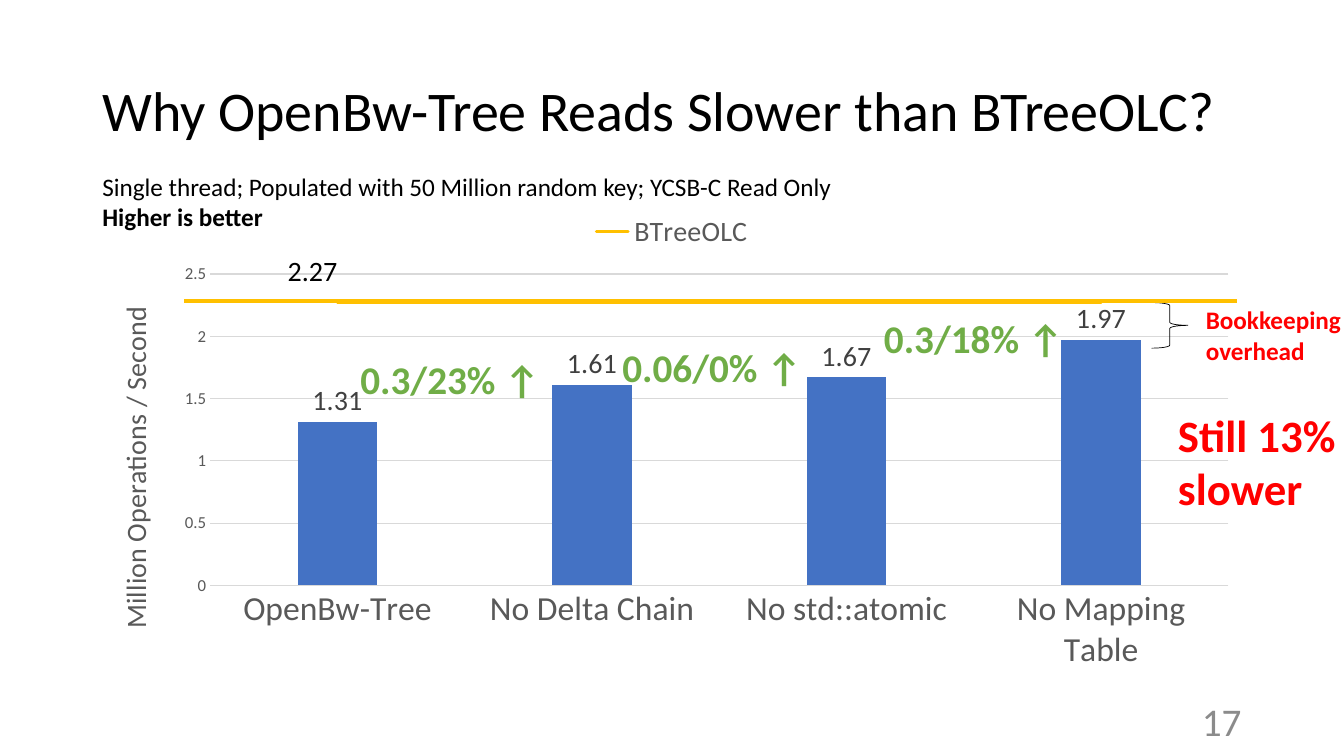
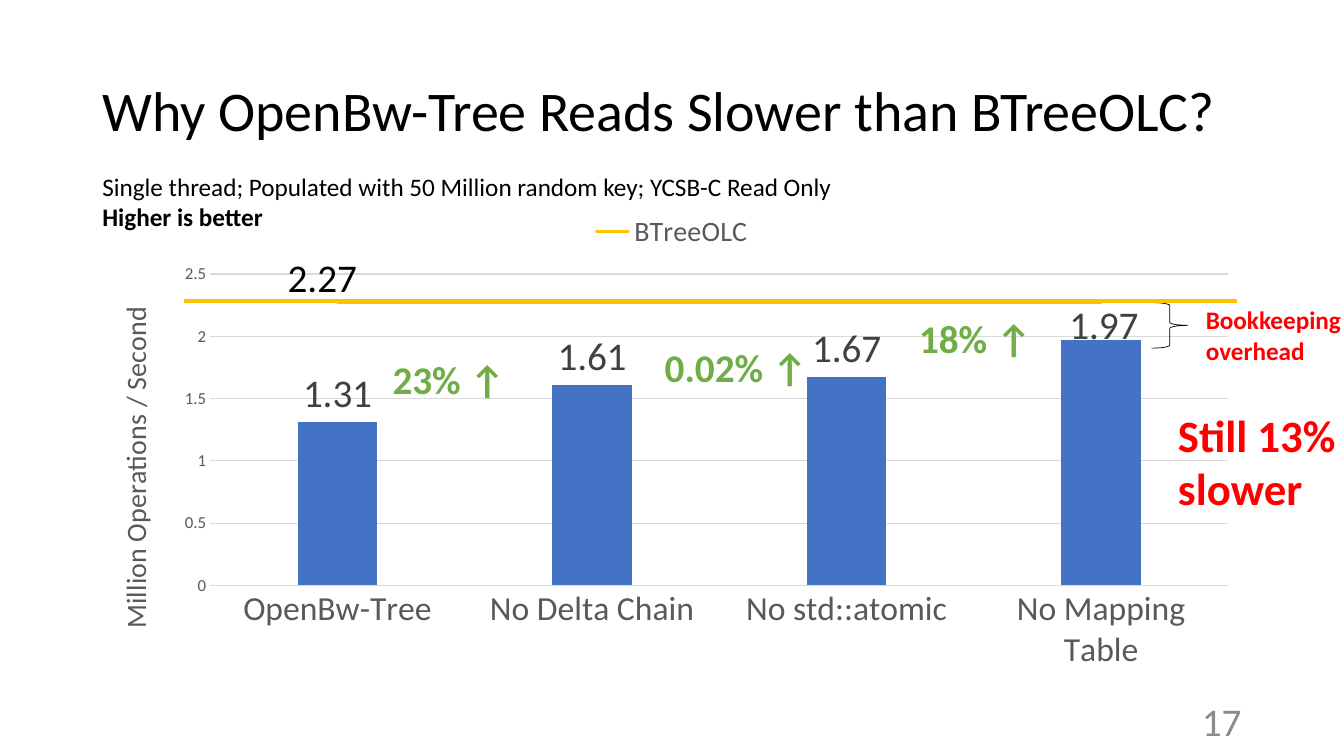
Before and after one commit to wangziqi2013/BwTree, a slide deck: slide 17 of SIGMOD 2018.pptx. Drawn at 1344x756 pixels with LibreOffice and Linux fonts; fonts in the diff are those of the drawing. Boxes give left, top, right and bottom in pixels: in the first picture for what was removed or moved away, otherwise in the second. Text is boxed around its words. In the diff, an @@ line names an element or a change of style, - is before the commit and + after.

```diff
--- a/SIGMOD 2018.pptx
+++ b/SIGMOD 2018.pptx
@@ column chart at (x1=93, y1=202, x2=1252, y2=682) @@
@@ data labels of Series 1 changed @@
@@ text "2.27" at (x1=288, y1=266, x2=357, y2=302): size 20 to 28 pt @@
@@ text at (x1=919, y1=326, x2=987, y2=354): text changed @@
-0.3/18% ↑
+18% ↑
@@ text at (x1=665, y1=355, x2=764, y2=383): text changed @@
-0.06/0% ↑
+0.02% ↑
@@ text at (x1=393, y1=367, x2=461, y2=395): text changed @@
-0.3/23% ↑
+23% ↑
```
Also in this commit, not shown: 10 other slides changed, 1 slide added, 1 slide removed.
